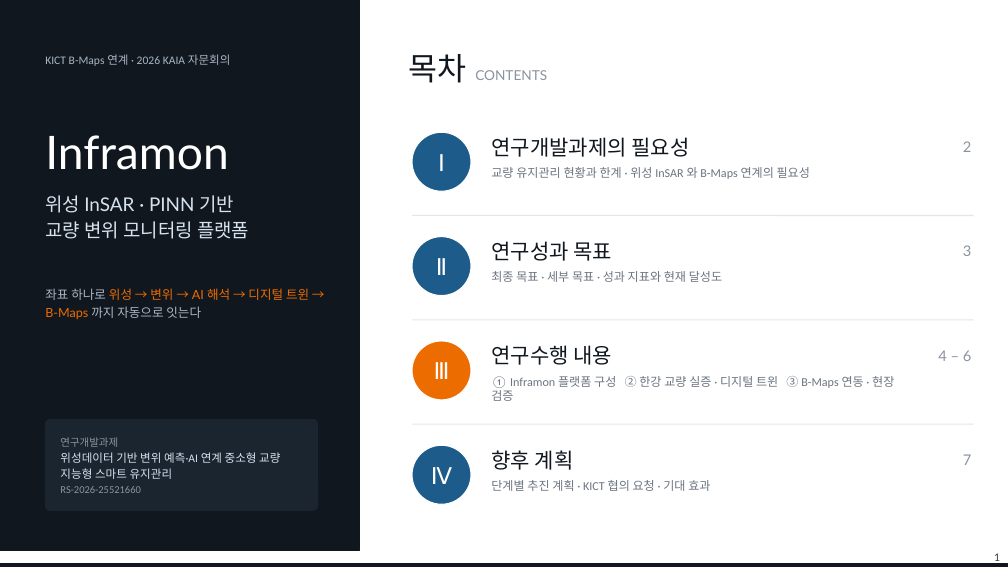
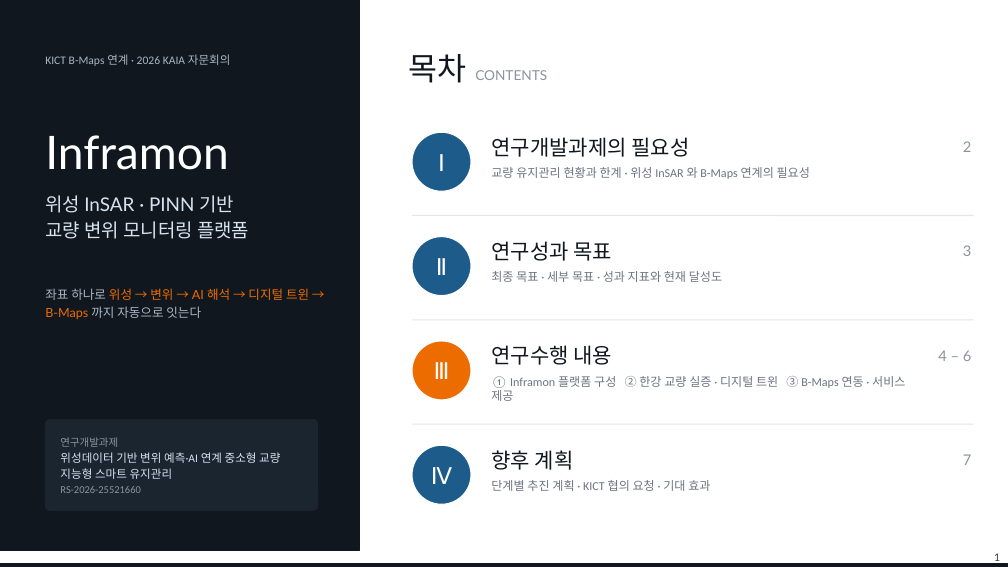
Before and after one commit to tjddnr8334-sudo/inframon, a slide deck: slide 1 of docs/KICT_Bmaps_Inframon_연구개발_7p_1.pptx. Drawn at 1008x567 pixels with LibreOffice and Linux fonts; fonts in the diff are those of the drawing. Boxes give left, top, right and bottom in pixels: in the first picture for what was removed or moved away, otherwise in the second. Text is boxed around its words. In the diff, an @@ line names an element or a change of style, - is before the commit and + after.

```diff
--- a/docs/KICT_Bmaps_Inframon_연구개발_7p_1.pptx
+++ b/docs/KICT_Bmaps_Inframon_연구개발_7p_1.pptx
@@ text at [491, 376, 905, 401]: text changed @@
-① Inframon 플랫폼 구성 ② 한강 교량 실증 · 디지털 트윈 ③ B-Maps 연동 · 현장 검증
+① Inframon 플랫폼 구성 ② 한강 교량 실증 · 디지털 트윈 ③ B-Maps 연동 · 서비스 제공
```
Also in this commit, not shown: 4 other slides changed, 2 other files.
